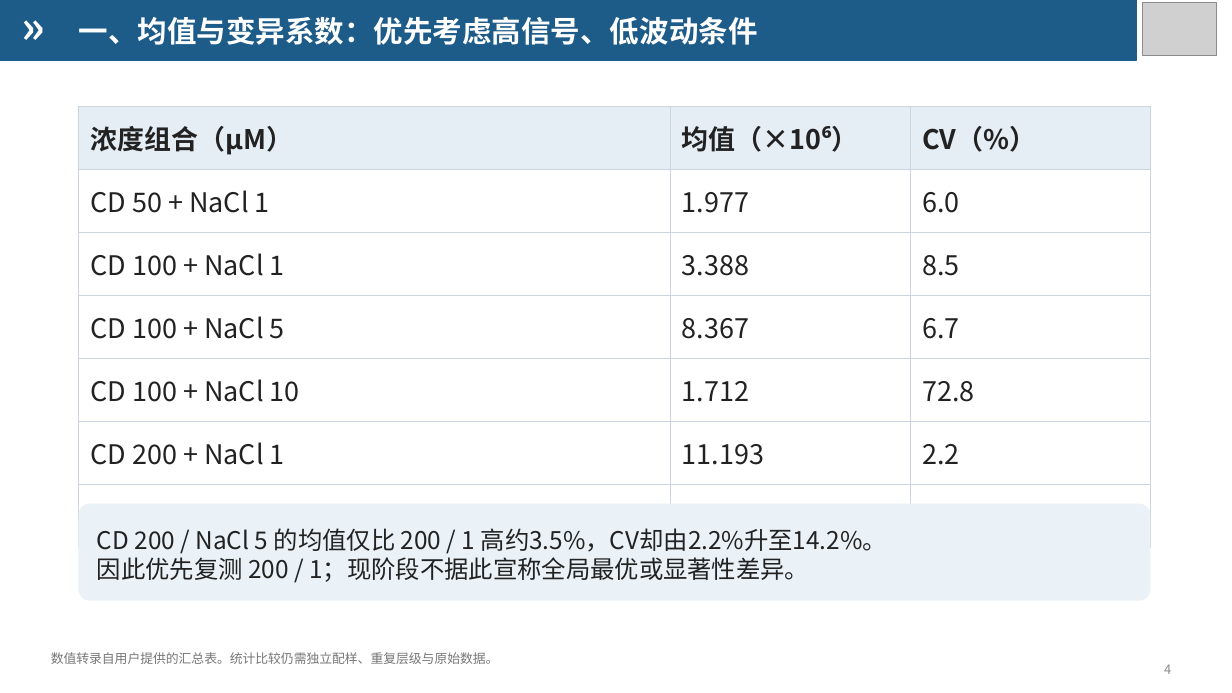
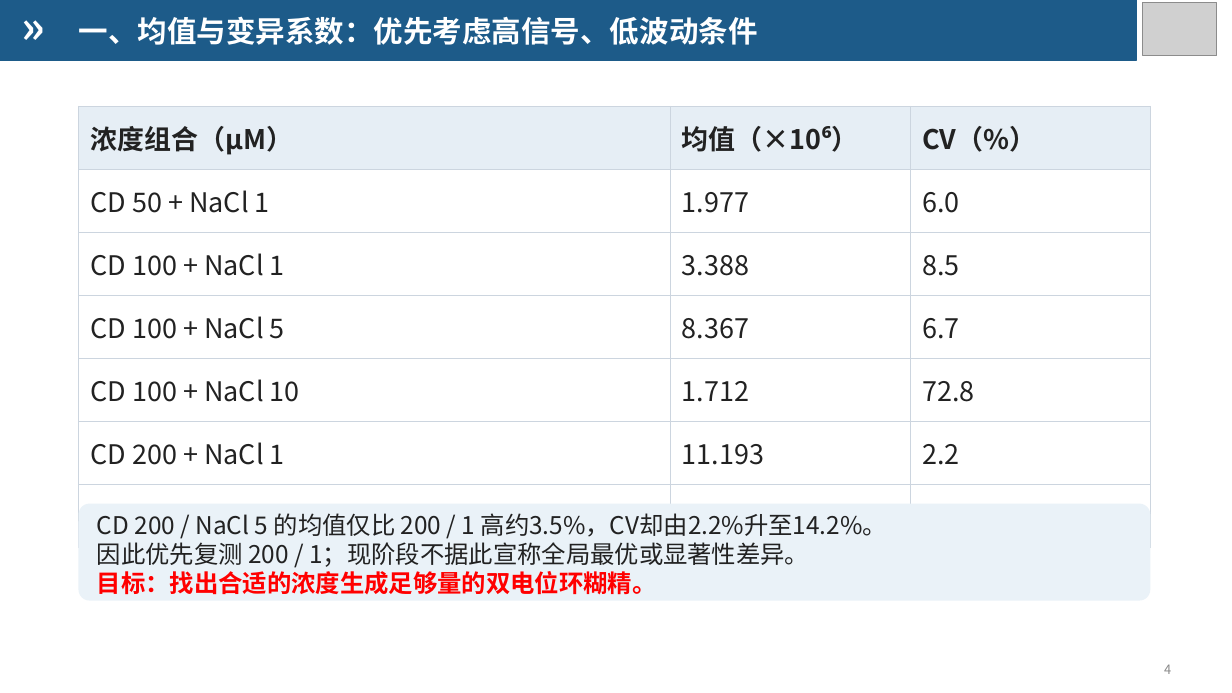
Before and after one commit to yy8jiuk25m23/ppt-skills, a slide deck: slide 4 of reports/weekly-report-draft/weekly-report.pptx. Drawn at 1232x693 pixels with LibreOffice and Linux fonts; fonts in the diff are those of the drawing; grey boxes stand for pictures. Boxes give left, top, right and bottom in pixels: in the first picture for what was removed or moved away, otherwise in the second. Text is boxed around its words. In the diff, an @@ line names an element or a change of style, - is before the commit and + after.

```diff
--- a/reports/weekly-report-draft/weekly-report.pptx
+++ b/reports/weekly-report-draft/weekly-report.pptx
@@ text at (97,571,656,595): paragraph added @@
+目标：找出合适的浓度生成足够量的双电位环糊精。
@@ text removed at (51,652,499,664) @@
-数值转录自用户提供的汇总表。统计比较仍需独立配样、重复层级与原始数据。
```
Also in this commit, not shown: 5 other slides changed, 1 slide added, 4 slides removed, 1 other file.
